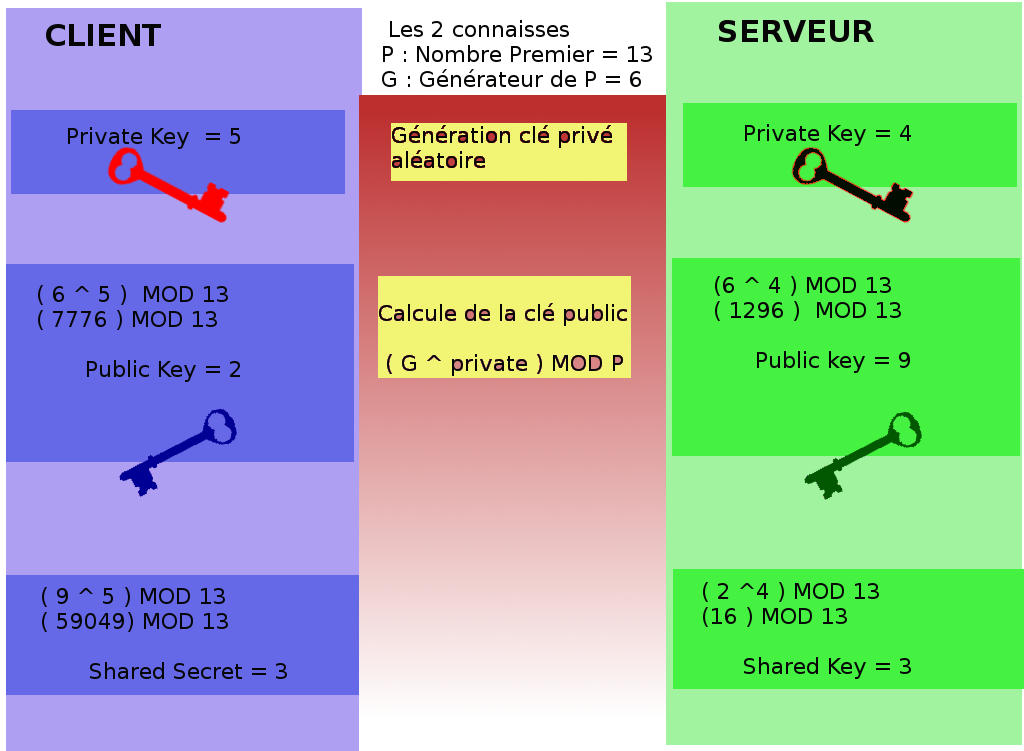
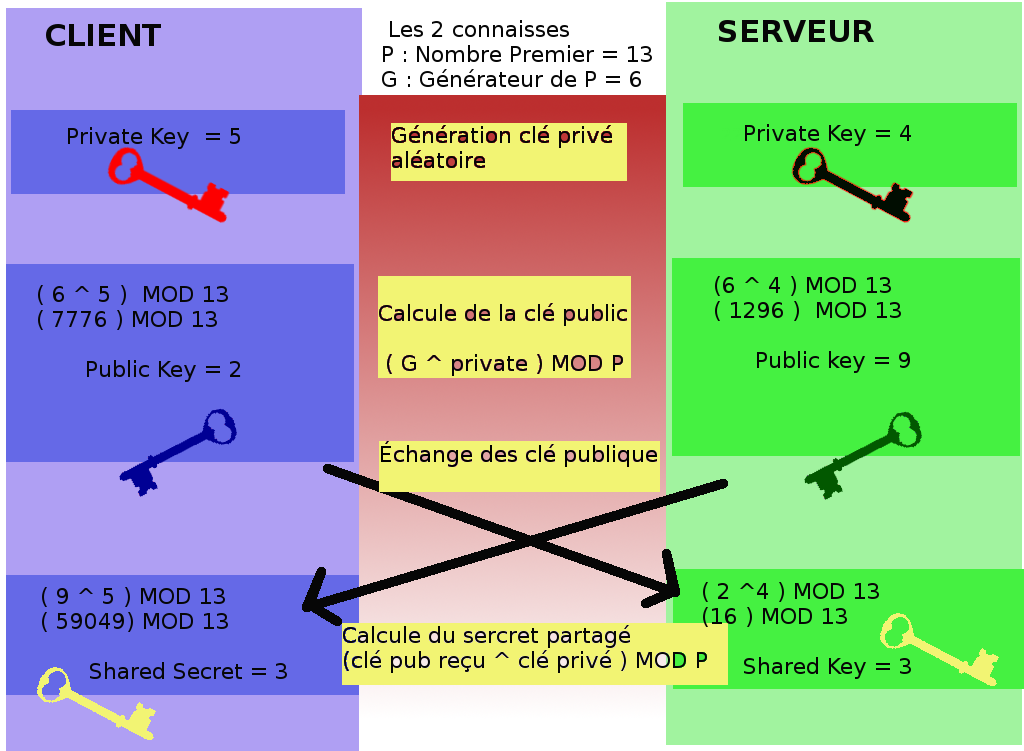
Layer changes from the first w=1024, h=751 image to the second:
added layer "Échange des clé publique" above "Calcule du sercret partagé ..." over box(379, 441, 660, 492)
added layer "Calcule du sercret partagé ..." above "Background" over box(342, 623, 728, 685)
painted on "Background" over box(37, 464, 999, 740)
